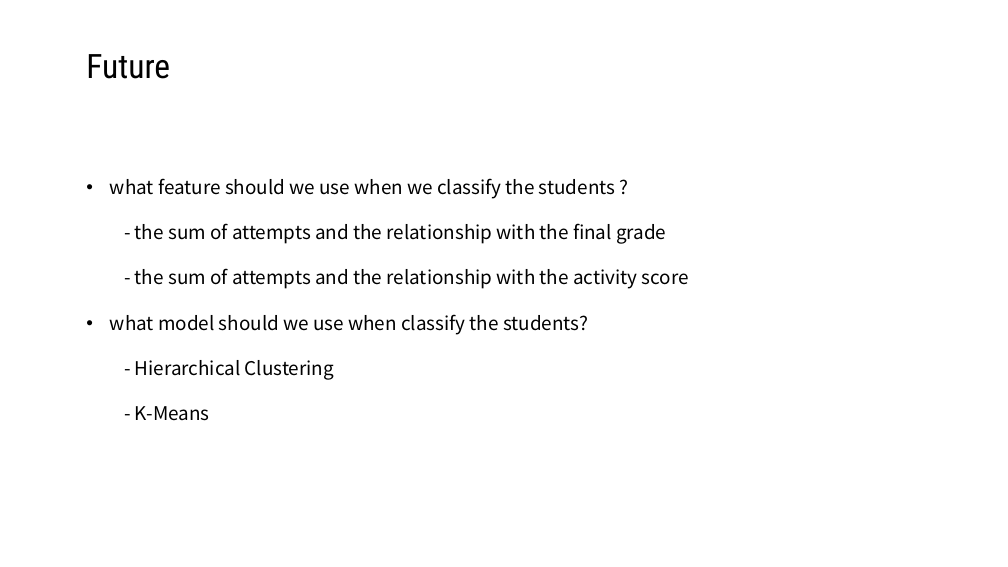
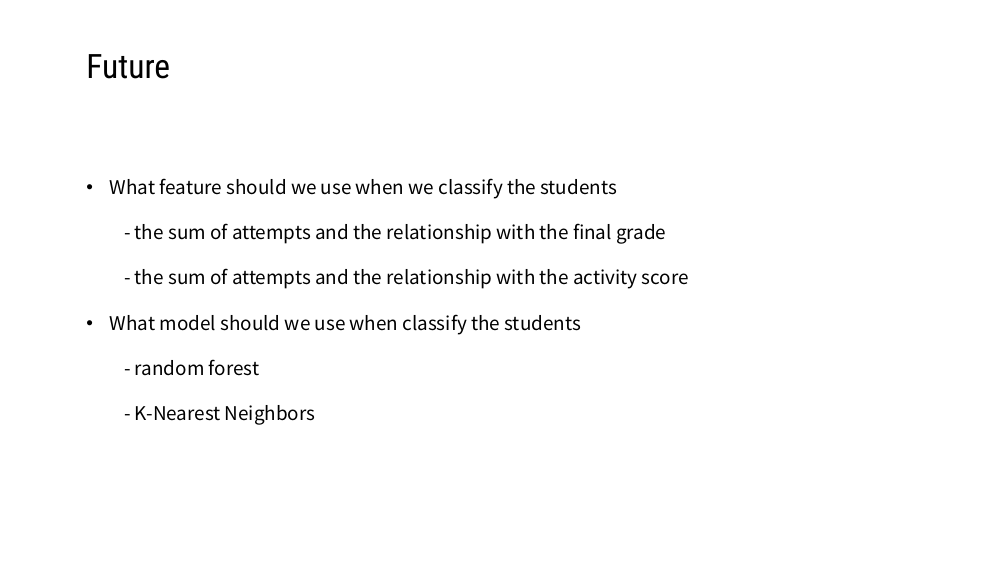
Before and after one commit to thomasabrina/ML_analyze_student_activities, a slide deck: slide 6 of Slides/T20.pptx (slide 7 before the commit). Drawn at 1008x567 pixels with LibreOffice and Linux fonts; fonts in the diff are those of the drawing; background and template pictures are left out. Boxes give left, top, right and bottom in pixels: in the first picture for what was removed or moved away, otherwise in the second. Text is boxed around its words. In the diff, an @@ line names an element or a change of style, - is before the commit and + after.

```diff
--- a/Slides/T20.pptx
+++ b/Slides/T20.pptx
@@ text at (110, 178, 616, 199): text changed @@
-• what feature should we use when we classify the students ?
+• What feature should we use when we classify the students
@@ text at (110, 314, 580, 425): text changed @@
-• what model should we use when classify the students?
-  - Hierarchical Clustering
-  - K-Means
+• What model should we use when classify the students
+  - random forest
+  - K-Nearest Neighbors
```
Also in this commit, not shown: 4 other slides changed, 1 slide removed.
